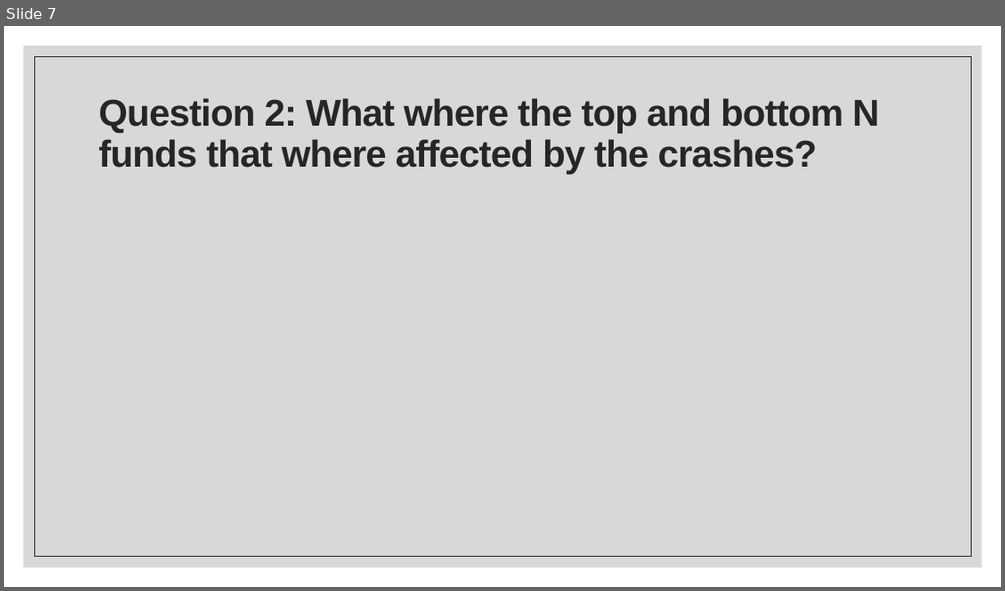
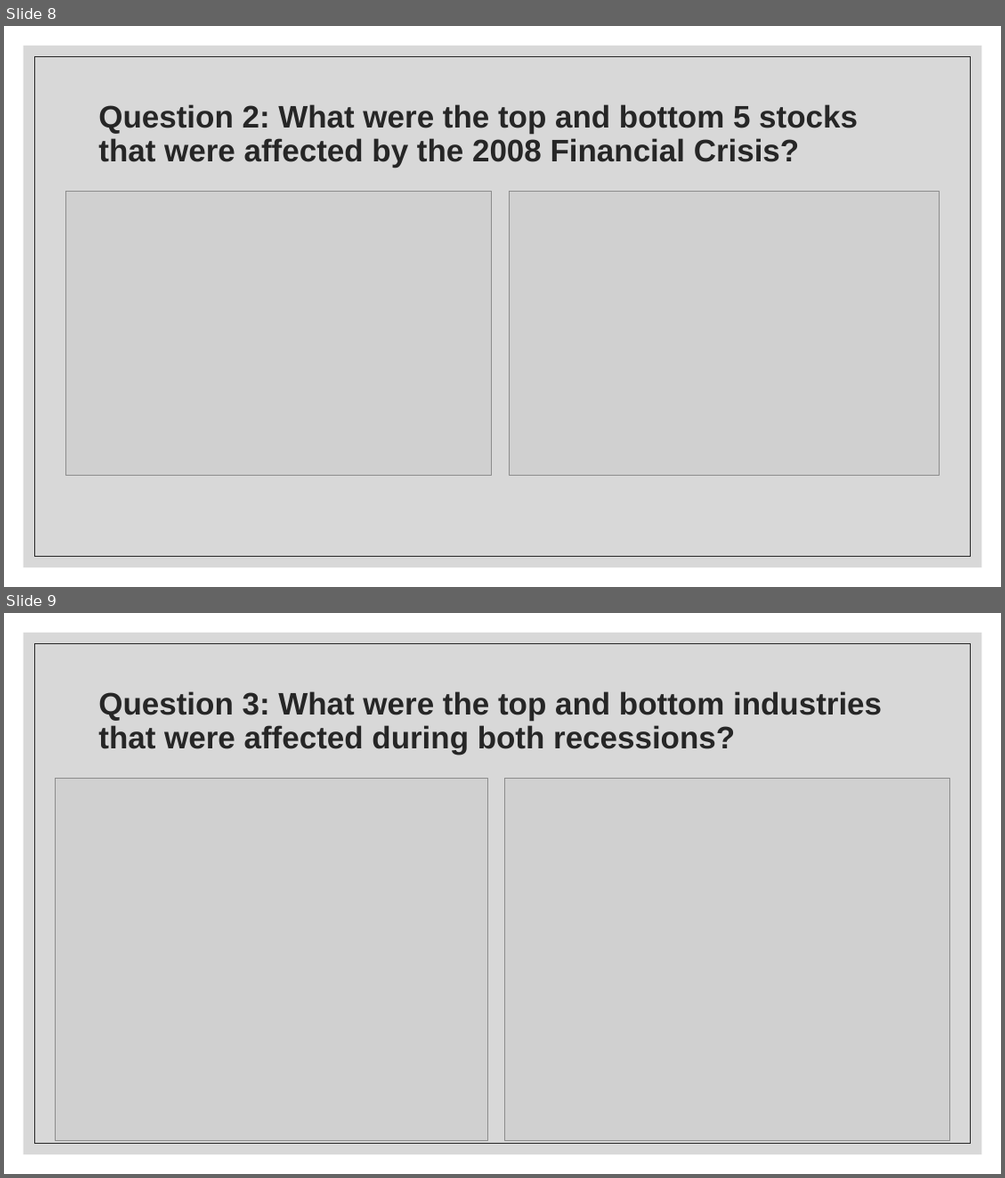
Before and after one commit to skinnms/DBC_project_1, a slide deck: # Archive/presentation/Stock Market Crash Analysis.pptx. Shown one above the other, each under a label of ours: slide 7 before the commit, slides 8 and 9 after it. The pictures are 1005x591 and 1005x1178 pixels, drawn with LibreOffice and Linux fonts; fonts in the diff are those of the drawing; grey boxes stand for pictures. Boxes give left, top, right and bottom in pixels: in the first picture for what was removed or moved away, otherwise in the second. Text is boxed around its words. In the diff, an @@ line names an element or a change of style, - is before the commit and + after.

```diff
--- a/# Archive/presentation/Stock Market Crash Analysis.pptx
+++ b/# Archive/presentation/Stock Market Crash Analysis.pptx
@@ slide 9 added at (4,613,1001,1174), background #FFFFFF; not listed: 2 template elements that a slide beside it also shows @@
@@ title added at (98,691,882,755), 30 pt, text #262626, bold @@
+Question 3: What were the top and bottom industries that were affected during both recessions?
@@ picture added at (55,778,488,1140) @@
@@ picture added at (505,778,951,1140) @@
@@ what was slide 7 is now slide 8 @@
@@ slide 8 changed as well @@
@@ rectangle at (34,56,971,556): outline #262626 0.5 pt to #262626 0.75 pt @@
@@ title at (98,104,858,168): text changed; size 36 to 30 pt @@
-Question 2: What where the top and bottom N funds that where affected by the crashes?
+Question 2: What were the top and bottom 5 stocks that were affected by the 2008 Financial Crisis?
@@ picture added at (66,191,492,475) @@
@@ picture added at (510,191,938,475) @@
```
Also in this commit, not shown: 7 other slides changed, 2 other slides added, 2 slides removed.
